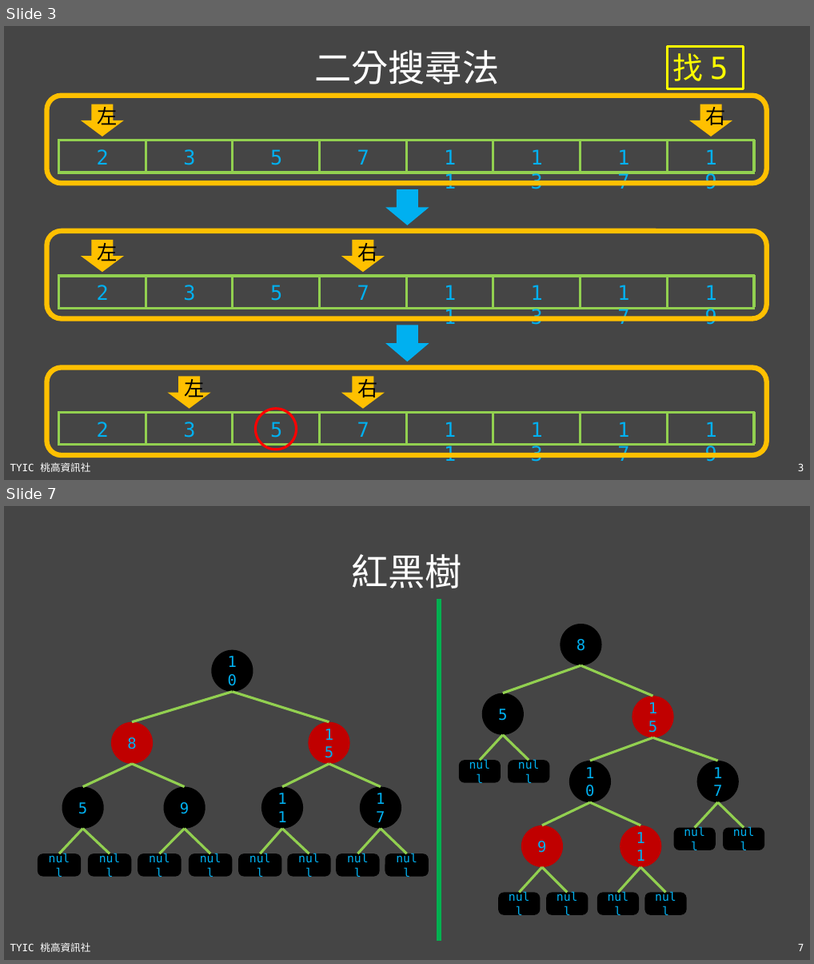
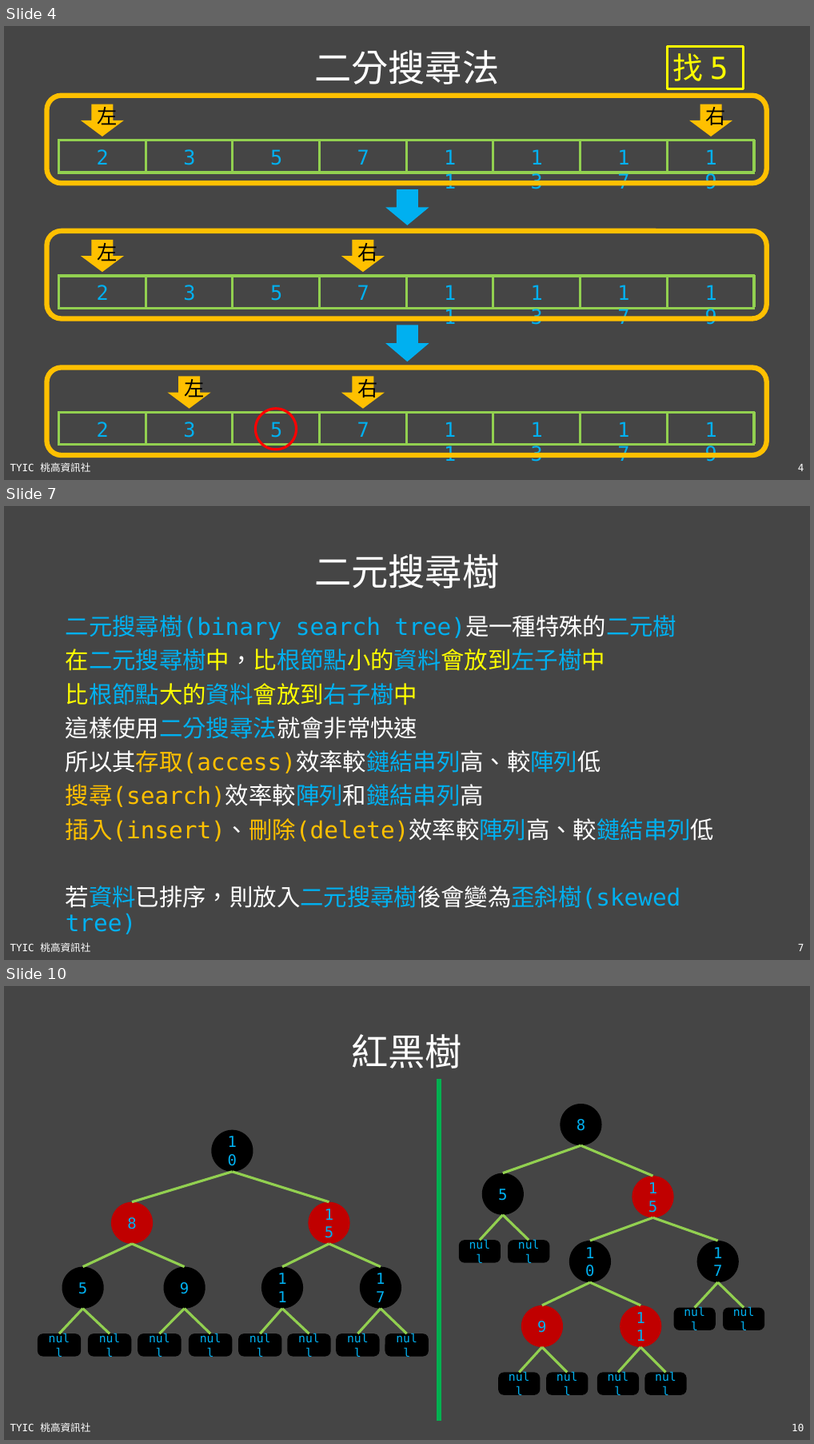
Before and after one commit to TYSHIC/slides, a slide deck: ppt/99_補充：資料結構與演算法.pptx. Shown one above the other, each under a label of ours: slides 3 and 7 before the commit, slides 4, 7 and 10 after it; the slides between them are not shown. The pictures are 814x964 and 814x1444 pixels, drawn with LibreOffice and Linux fonts; fonts in the diff are those of the drawing. Boxes give left, top, right and bottom in pixels: in the first picture for what was removed or moved away, otherwise in the second. Text is boxed around its words. In the diff, an @@ line names an element or a change of style, - is before the commit and + after.

```diff
--- a/ppt/99_補充：資料結構與演算法.pptx
+++ b/ppt/99_補充：資料結構與演算法.pptx
@@ slide 7 added at (4,506,810,960), background #454545; not listed: 2 template elements that a slide beside it also shows @@
@@ title added at (314,554,499,588), 44 pt, text #FFFFFF @@
+二元搜尋樹
@@ text added at (66,615,714,908), 28 pt, text #00B0F0 @@
+二元搜尋樹(binary search tree)是一種特殊的二元樹
+在二元搜尋樹中，比根節點小的資料會放到左子樹中
+比根節點大的資料會放到右子樹中
+這樣使用二分搜尋法就會非常快速
+所以其存取(access)效率較鏈結串列高、較陣列低
+搜尋(search)效率較陣列和鏈結串列高
+插入(insert)、刪除(delete)效率較陣列高、較鏈結串列低
+若資料已排序，則放入二元搜尋樹後會變為歪斜樹(skewed tree)
@@ what was slide 3 is now slide 4 @@
@@ page number at (798,464,805,471): text changed @@
-3
+4
@@ what was slide 7 is now slide 10 @@
@@ page number at (792,1423,804,1431): text changed @@
-7
+10
```
Also in this commit, not shown: 3 slides changed, 2 other slides added, 7 other files.
